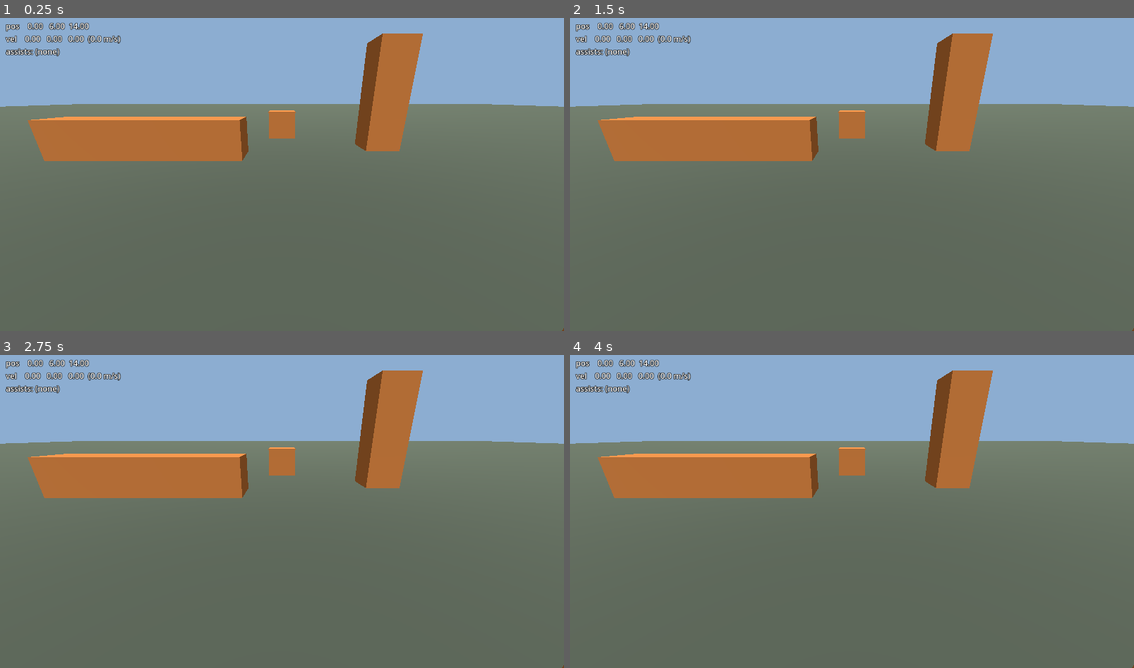
Above: before the commit, frames 1-4 (two rows, left to right).
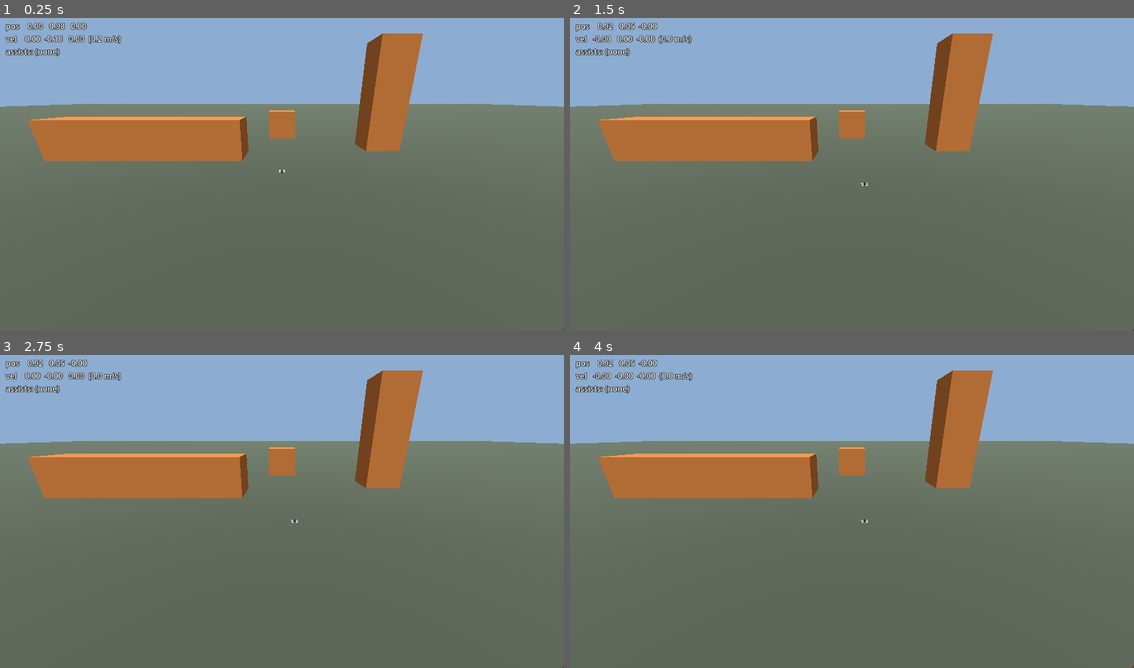
Above: after the commit, the same moments.

Repository: avdrav1/drone-sports
Game: Godot game, scene res://scenes/debug_flight.tscn
Two runs of this game, one before a commit and one after it. Both use one fixed random seed, a clock stepped at 60 frames per second and the inputs below.
Inputs (mouse positions are in pixels of both pictures, inside the frame that each line leads up to):
- Up to frame 1 (0.25 s): no input
- Up to frame 2 (1.5 s): tap Enter at 0.5 s; move the mouse to (976, 155) at 0.52 s; hold Right (roll_right) 0.53-1.25 s; click (976, 155) at 0.67 s; tap Space at 1.25 s; drag from (739, 187) to (823, 237) at 1.27 s
- Up to frame 3 (2.75 s): tap Enter at 2 s; move the mouse to (338, 439) at 2.02 s; hold Right (roll_right) from 2.03 s (still down)
- Up to frame 4 (4 s): release Right (roll_right) at 2.75 s; tap Space at 2.75 s; drag from (823, 574) to (682, 461) at 2.77 s; tap Enter at 3.5 s; move the mouse to (1021, 558) at 3.52 s; hold Left (roll_left) from 3.53 s (still down)

The runs differ from the first frame. In frame 1, 0.3% of the frame differs, in the area x 7-51%, y 1-50%; in frame 2, 0.4%; in frame 3, 0.3%; in frame 4, 0.4%, in the area x 4-53%, y 1-54%.

Commit message:
Story 1.2: Raw stick input
Co-Authored-By: Claude Opus 5.5 <noreply@anthropic.com>

Diff:
--- a/scenes/debug_flight.tscn
+++ b/scenes/debug_flight.tscn
@@ -1,8 +1,10 @@
-[gd_scene load_steps=11 format=3]
+[gd_scene load_steps=13 format=3]
 
 [ext_resource type="Script" path="res://scripts/debug_flight.gd" id="1_root"]
 [ext_resource type="Script" path="res://scripts/debug/free_camera.gd" id="2_cam"]
 [ext_resource type="Script" path="res://scripts/debug/readout.gd" id="3_readout"]
+[ext_resource type="PackedScene" path="res://scenes/drone/drone.tscn" id="4_drone"]
+[ext_resource type="Script" path="res://scripts/drone/pilot_input.gd" id="5_input"]
 
 [sub_resource type="BoxShape3D" id="ground_shape"]
 size = Vector3(400, 1, 400)
@@ -86,6 +88,13 @@
 [node name="Mesh" type="MeshInstance3D" parent="Boxes/Box4"]
 mesh = SubResource("box_mesh")
 
+[node name="Drone" parent="." node_paths=PackedStringArray("intent_source") instance=ExtResource("4_drone")]
+transform = Transform3D(1, 0, 0, 0, 1, 0, 0, 0, 1, 0, 1, 0)
+intent_source = NodePath("PilotInput")
+
+[node name="PilotInput" type="Node" parent="Drone"]
+script = ExtResource("5_input")
+
 [node name="FreeCamera" type="Camera3D" parent="."]
 transform = Transform3D(1, 0, 0, 0, 0.939693, 0.34202, 0, -0.34202, 0.939693, 0, 6, 14)
 current = true
@@ -102,4 +111,4 @@
 theme_override_colors/font_outline_color = Color(0, 0, 0, 1)
 theme_override_constants/outline_size = 4
 script = ExtResource("3_readout")
-subject = NodePath("../../FreeCamera")
+subject = NodePath("../../Drone")
--- a/scripts/drone/drone.gd
+++ b/scripts/drone/drone.gd
@@ -18,6 +18,11 @@
 ## Yaw torque per newton of motor thrust, N·m/N.
 @export var yaw_torque_per_thrust := 0.05
 
+## Where intent comes from. Null means motor thrusts are set directly.
+@export var intent_source: IntentSource
+
+## The intent the mixer used this frame.
+var intent := Intent.new()
 ## Current thrust per motor in newtons, clamped to [0, max_thrust] when applied.
 var motor_thrusts := PackedFloat32Array([0.0, 0.0, 0.0, 0.0])
 
@@ -50,6 +55,9 @@
 # Forces are queued here, before the physics step that integrates them, so thrust
 # set on a frame acts on that same frame's step.
 func _physics_process(_delta: float) -> void:
+	if intent_source:
+		intent = intent_source.read_intent()
+		motor_thrusts = Mixer.mix(intent, max_thrust)
 	var basis := global_transform.basis
 	var up := basis.y
 	var yaw := 0.0
--- /dev/null
+++ b/scripts/drone/intent.gd
@@ -0,0 +1,22 @@
+class_name Intent
+extends Resource
+# What the pilot (or an AI, or an assist) wants this physics frame.
+# Assists rewrite it before the mixer turns it into motor thrusts.
+# Sticks are -1..1 with 0 centered.
+
+## Collective. -1 is motors off, 1 is full thrust, 0 is centered (half thrust).
+@export var throttle := 0.0
+## Positive pitches the nose down (flies forward).
+@export var pitch := 0.0
+## Positive rolls right.
+@export var roll := 0.0
+## Positive yaws right (clockwise seen from above).
+@export var yaw := 0.0
+
+func copy() -> Intent:
+	var c := Intent.new()
+	c.throttle = throttle
+	c.pitch = pitch
+	c.roll = roll
+	c.yaw = yaw
+	return c
--- /dev/null
+++ b/scripts/drone/intent_source.gd
@@ -0,0 +1,7 @@
+class_name IntentSource
+extends Node
+# Something that decides what a drone should do: the pilot's sticks, an AI, a test script.
+# Base returns a neutral intent.
+
+func read_intent() -> Intent:
+	return Intent.new()
--- /dev/null
+++ b/scripts/drone/mixer.gd
@@ -0,0 +1,27 @@
+class_name Mixer
+extends RefCounted
+# Pure function from Intent to four motor thrusts. Motor order matches Drone:
+# 0 front-left, 1 front-right, 2 back-left, 3 back-right.
+
+## Each stick at full deflection moves a motor by this fraction of max thrust.
+const STICK_AUTHORITY := 0.15
+
+static func mix(intent: Intent, max_thrust: float) -> PackedFloat32Array:
+	var collective := (clampf(intent.throttle, -1.0, 1.0) + 1.0) * 0.5 * max_thrust
+	var d := STICK_AUTHORITY * max_thrust
+	var p := clampf(intent.pitch, -1.0, 1.0) * d
+	var r := clampf(intent.roll, -1.0, 1.0) * d
+	var y := clampf(intent.yaw, -1.0, 1.0) * d
+	var out := PackedFloat32Array([
+		collective - p + r - y,
+		collective - p - r + y,
+		collective + p + r + y,
+		collective + p - r - y,
+	])
+	for i in out.size():
+		out[i] = clampf(out[i], 0.0, max_thrust)
+	return out
+
+## Throttle value whose collective equals hover thrust for a level drone.
+static func hover_throttle(hover_thrust: float, max_thrust: float) -> float:
+	return 2.0 * hover_thrust / max_thrust - 1.0
--- /dev/null
+++ b/scripts/drone/pilot_input.gd
@@ -0,0 +1,11 @@
+class_name PilotInput
+extends IntentSource
+# Gamepad and keyboard sticks. Actions are defined in project.godot.
+
+func read_intent() -> Intent:
+	var i := Intent.new()
+	i.throttle = Input.get_axis("throttle_down", "throttle_up")
+	i.pitch = Input.get_axis("pitch_back", "pitch_forward")
+	i.roll = Input.get_axis("roll_left", "roll_right")
+	i.yaw = Input.get_axis("yaw_left", "yaw_right")
+	return i
--- /dev/null
+++ b/tests/test_input_mixer.gd
@@ -0,0 +1,115 @@
+extends RefCounted
+# Story 1.2: raw stick input and mixer.
+
+const Sim = preload("res://tests/sim.gd")
+const DRONE := preload("res://scenes/drone/drone.tscn")
+
+class FixedSource extends IntentSource:
+	var value := Intent.new()
+	func read_intent() -> Intent:
+		return value.copy()
+
+func _intent(throttle: float, pitch := 0.0, roll := 0.0, yaw := 0.0) -> Intent:
+	var i := Intent.new()
+	i.throttle = throttle
+	i.pitch = pitch
+	i.roll = roll
+	i.yaw = yaw
+	return i
+
+func _spawn(intent: Intent, x := 0.0) -> Drone:
+	var d: Drone = DRONE.instantiate()
+	var src := FixedSource.new()
+	src.value = intent
+	d.add_child(src)
+	d.intent_source = src
+	Sim.add(d)
+	d.global_position = Vector3(x, 20, 0)
+	return d
+
+func _body_rate(d: Drone) -> Vector3:
+	return d.global_transform.basis.inverse() * d.angular_velocity
+
+# Mixer unit tests: known inputs, known outputs.
+
+func test_mixer_centered_is_half_thrust() -> bool:
+	var t := Mixer.mix(_intent(0.0), 4.0)
+	return t == PackedFloat32Array([2.0, 2.0, 2.0, 2.0])
+
+func test_mixer_extremes() -> bool:
+	var full := Mixer.mix(_intent(1.0), 4.0)
+	var off := Mixer.mix(_intent(-1.0), 4.0)
+	return full == PackedFloat32Array([4.0, 4.0, 4.0, 4.0]) and off == PackedFloat32Array([0.0, 0.0, 0.0, 0.0])
+
+func test_mixer_pitch_forward_raises_rear() -> bool:
+	var t := Mixer.mix(_intent(0.0, 1.0), 4.0)
+	var d := Mixer.STICK_AUTHORITY * 4.0
+	return is_equal_approx(t[0], 2.0 - d) and is_equal_approx(t[1], 2.0 - d) \
+		and is_equal_approx(t[2], 2.0 + d) and is_equal_approx(t[3], 2.0 + d)
+
+func test_mixer_roll_right_raises_left() -> bool:
+	var t := Mixer.mix(_intent(0.0, 0.0, 1.0), 4.0)
+	return t[0] > 2.0 and t[2] > 2.0 and t[1] < 2.0 and t[3] < 2.0
+
+func test_mixer_yaw_right_raises_ccw_pair() -> bool:
+	var t := Mixer.mix(_intent(0.0, 0.0, 0.0, 1.0), 4.0)
+	return t[1] > 2.0 and t[2] > 2.0 and t[0] < 2.0 and t[3] < 2.0
+
+func test_mixer_clamps() -> bool:
+	var t := Mixer.mix(_intent(1.0, 1.0, 1.0, 1.0), 4.0)
+	for v in t:
+		if v < 0.0 or v > 4.0:
+			return false
+	return true
+
+func test_mixer_is_pure() -> bool:
+	var i := _intent(0.3, -0.2, 0.5, 0.1)
+	var a := Mixer.mix(i, 4.0)
+	var b := Mixer.mix(i, 4.0)
+	return a == b and i.throttle == 0.3 and i.roll == 0.5
+
+# Flight tests through the real drone.
+
+func test_full_throttle_climbs() -> bool:
+	var d := _spawn(_intent(1.0))
+	await Sim.physics_frames(60)
+	var ok := d.global_position.y > 21.0 and d.linear_velocity.y > 0.0
+	d.free()
+	return ok
+
+func test_zero_throttle_falls() -> bool:
+	var d := _spawn(_intent(-1.0))
+	await Sim.physics_frames(60)
+	var ok := d.global_position.y < 17.0
+	d.free()
+	return ok
+
+func test_sticks_rotate_correct_axes() -> bool:
+	var probe: Drone = DRONE.instantiate()
+	var hover := Mixer.hover_throttle(probe.hover_thrust(), probe.max_thrust)
+	probe.free()
+	var nose_down := _spawn(_intent(hover, 0.5))
+	var roll_right := _spawn(_intent(hover, 0.0, 0.5), 5.0)
+	var yaw_right := _spawn(_intent(hover, 0.0, 0.0, 0.5), 10.0)
+	await Sim.physics_frames(6)
+	var p := _body_rate(nose_down)
+	var r := _body_rate(roll_right)
+	var y := _body_rate(yaw_right)
+	nose_down.free()
+	roll_right.free()
+	yaw_right.free()
+	# Nose down is negative about +X, roll right negative about +Z, yaw right negative about +Y.
+	return p.x < -0.3 and r.z < -0.3 and y.y < -0.1 \
+		and absf(p.y) + absf(p.z) < 0.05 and absf(r.x) + absf(r.y) < 0.05 and absf(y.x) + absf(y.z) < 0.05
+
+func test_pilot_input_reads_actions() -> bool:
+	var src := PilotInput.new()
+	Input.action_press("throttle_up")
+	Input.action_press("pitch_forward")
+	Input.action_press("roll_left")
+	Input.action_press("yaw_right")
+	var i := src.read_intent()
+	for a in ["throttle_up", "pitch_forward", "roll_left", "yaw_right"]:
+		Input.action_release(a)
+	src.free()
+	return i.throttle == 1.0 and i.pitch == 1.0 and i.roll == -1.0 and i.yaw == 1.0
Not shown, added: scripts/drone/intent.gd.uid
Not shown, added: scripts/drone/intent_source.gd.uid
Not shown, added: scripts/drone/mixer.gd.uid
Not shown, added: scripts/drone/pilot_input.gd.uid
Not shown, added: tests/test_input_mixer.gd.uid
Not shown, changed: docs/BACKLOG.md
